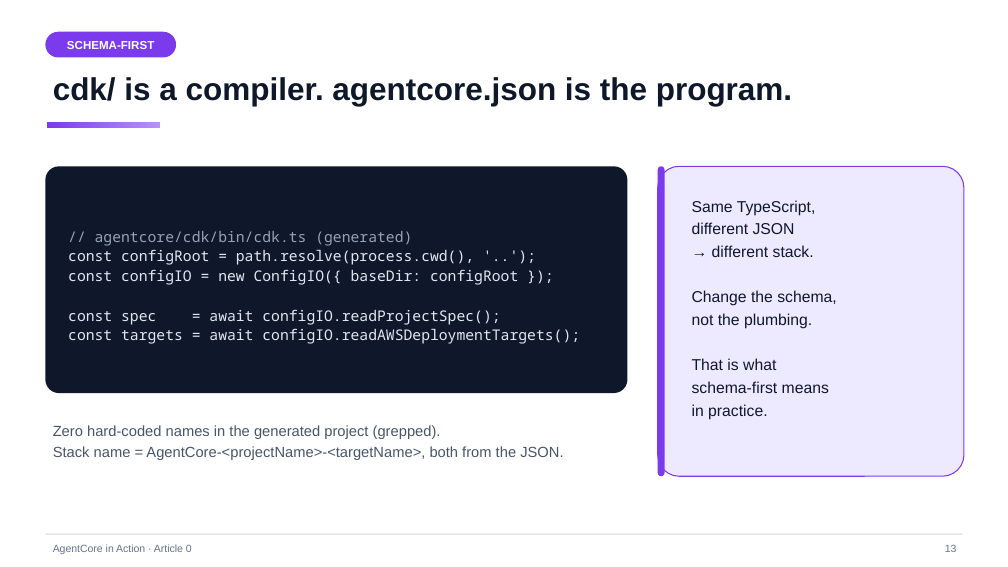
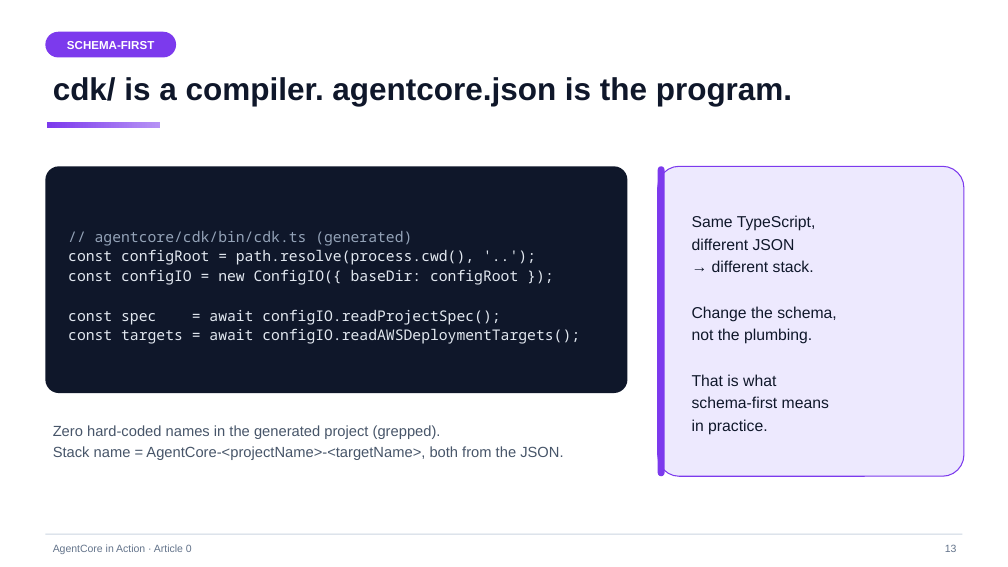
Before and after one commit to pinxiong/bedrock-agentcore-in-action, a slide deck: slide 13 of articles/decks/aws-agentcore-under-the-hood.pptx. Drawn at 1008x567 pixels with LibreOffice and Linux fonts; fonts in the diff are those of the drawing. Boxes give left, top, right and bottom in pixels: in the first picture for what was removed or moved away, otherwise in the second. Text is boxed around its words. In the diff, an @@ line names an element or a change of style, - is before the commit and + after.

```diff
--- a/articles/decks/aws-agentcore-under-the-hood.pptx
+++ b/articles/decks/aws-agentcore-under-the-hood.pptx
@@ text "Same TypeScript," moved from (x1=692, y1=200, x2=836, y2=420) to (x1=692, y1=215, x2=836, y2=435) @@
@@ text "Same TypeScript," at (x1=692, y1=215, x2=836, y2=435): vertical alignment top to middle @@
```
Also in this commit, not shown: 17 other slides changed, 1 other file.
